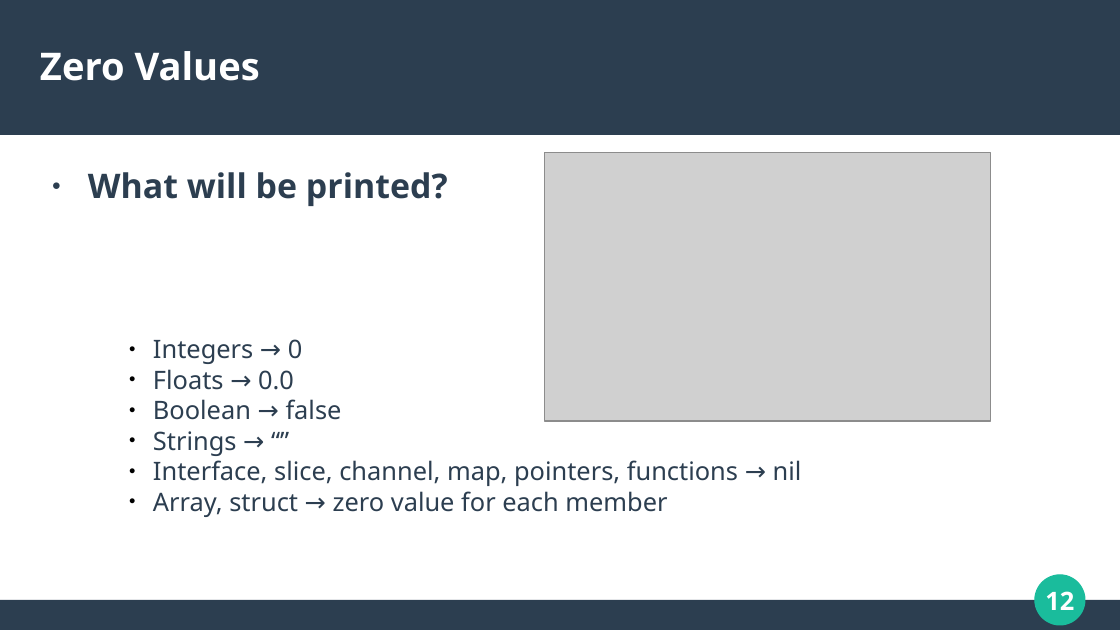
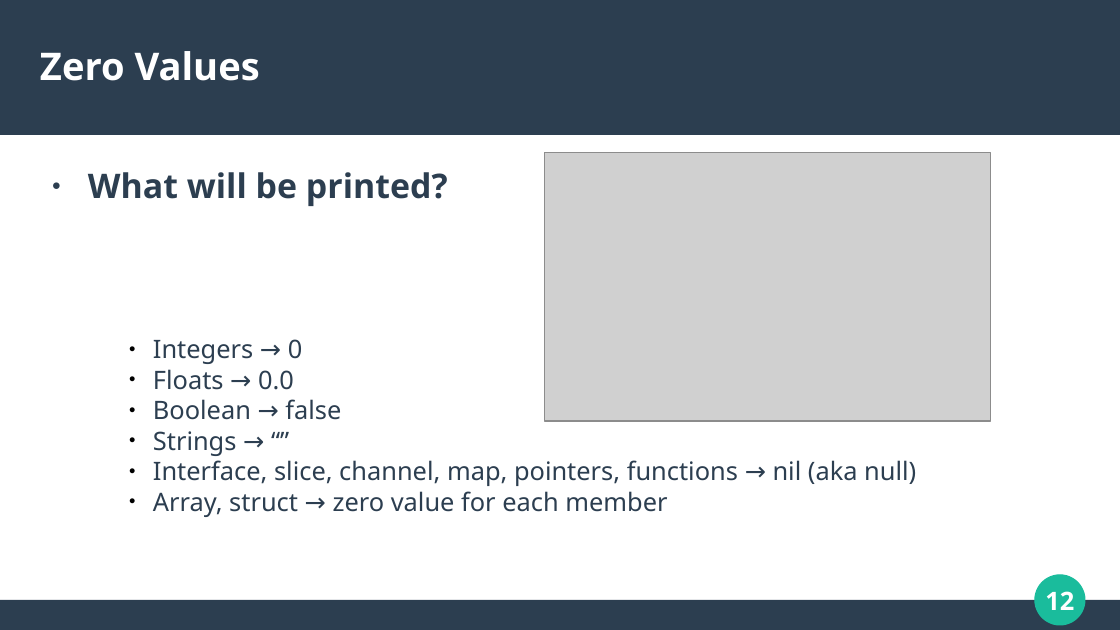
Before and after one commit to calvincramer/golang-training-1, a slide deck: slide 12 of presentation-1.odp. Drawn at 1120x630 pixels with LibreOffice and Linux fonts; fonts in the diff are those of the drawing; grey boxes stand for pictures. Boxes give left, top, right and bottom in pixels: in the first picture for what was removed or moved away, otherwise in the second. Text is boxed around its words. In the diff, an @@ line names an element or a change of style, - is before the commit and + after.

```diff
--- a/presentation-1.odp
+++ b/presentation-1.odp
@@ text at (153, 460, 916, 486): text changed @@
-● Interface, slice, channel, map, pointers, functions → nil
+● Interface, slice, channel, map, pointers, functions → nil (aka null)
```
Also in this commit, not shown: 17 other slides changed, 1 other file.
